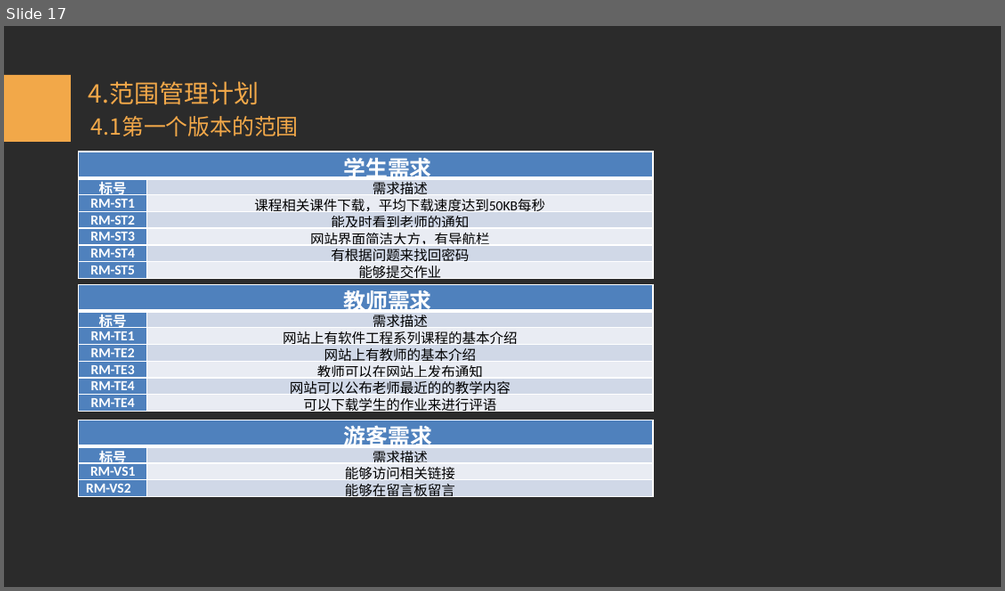
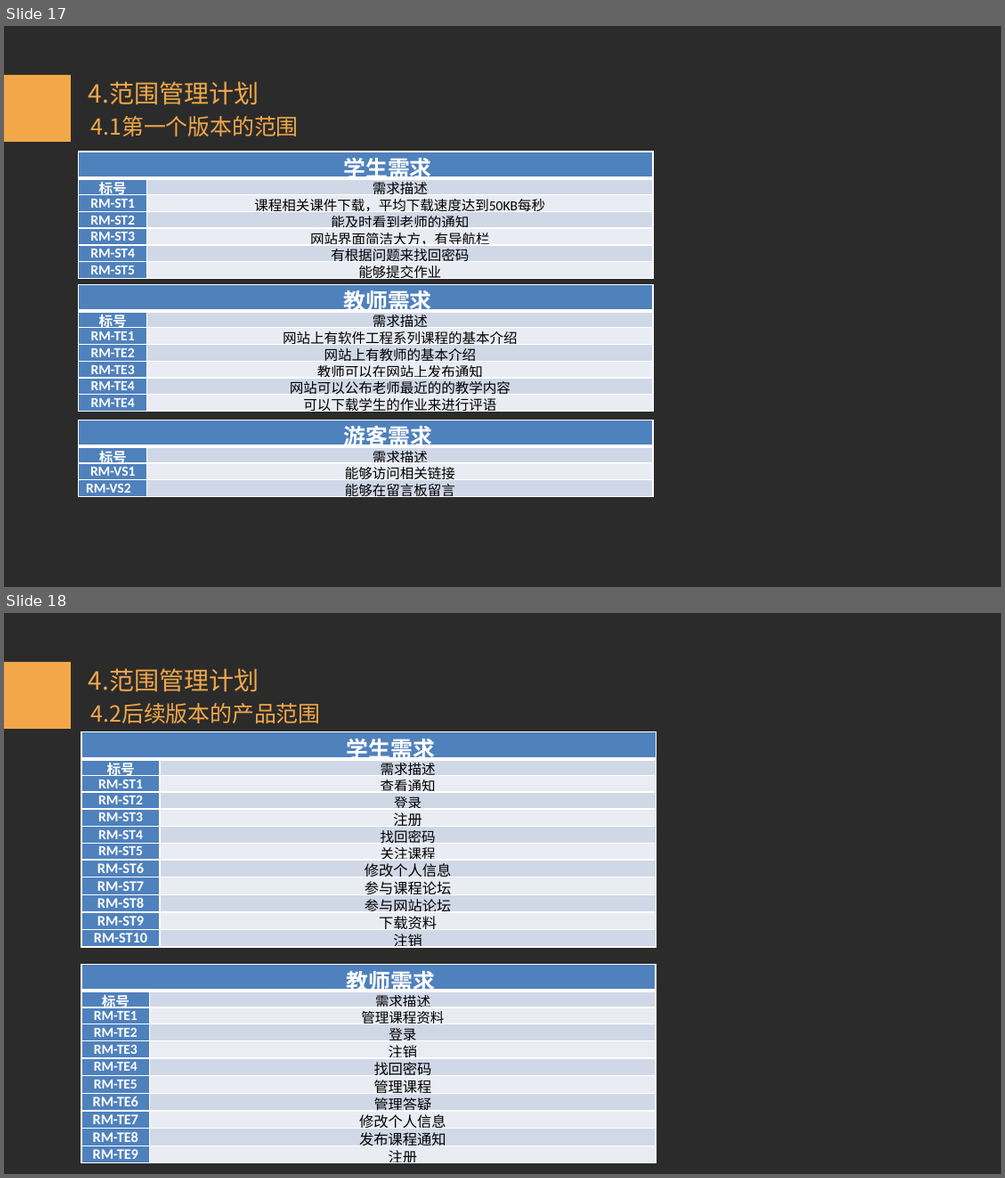
Before and after one commit to tzy502/G16, a slide deck: 需求工程计划/需求工程项目计划PPT.pptx. Shown one above the other, each under a label of ours: slide 17 before the commit, slides 17 and 18 after it. The pictures are 1005x591 and 1005x1178 pixels, drawn with LibreOffice and Linux fonts; fonts in the diff are those of the drawing; background and template pictures are left out; a plain dark background stands for a picture behind light text. Boxes give left, top, right and bottom in pixels: in the first picture for what was removed or moved away, otherwise in the second. Text is boxed around its words. In the diff, an @@ line names an element or a change of style, - is before the commit and + after.

```diff
--- a/需求工程计划/需求工程项目计划PPT.pptx
+++ b/需求工程计划/需求工程项目计划PPT.pptx
@@ slide 18 added at (4, 613, 1001, 1174), background picture (left out) @@
@@ rectangle added at (4, 662, 71, 729), fill #F2A849 @@
@@ text added at (89, 668, 259, 692), 18 pt, text #F2A849 @@
+4.范围管理计划
@@ text added at (91, 703, 321, 723), 16 pt, text #F2A849 @@
+4.2后续版本的产品范围
@@ table added at (81, 731, 655, 954), 12 rows, 2 columns @@
+学生需求 | 
+标号 | 需求描述
+RM-ST1 | 查看通知
+RM-ST2 | 登录
+RM-ST3 | 注册
+RM-ST4 | 找回密码
+RM-ST5 | 关注课程
+RM-ST6 | 修改个人信息
+RM-ST7 | 参与课程论坛
+RM-ST8 | 参与网站论坛
+RM-ST9 | 下载资料
+RM-ST10 | 注销
@@ table added at (81, 964, 657, 1170), 11 rows, 2 columns @@
+教师需求 | 
+标号 | 需求描述
+RM-TE1 | 管理课程资料
+RM-TE2 | 登录
+RM-TE3 | 注销
+RM-TE4 | 找回密码
+RM-TE5 | 管理课程
+RM-TE6 | 管理答疑
+RM-TE7 | 修改个人信息
+RM-TE8 | 发布课程通知
+RM-TE9 | 注册
```
Also in this commit, not shown: 8 slides changed, 6 other slides added, 1 slide removed, 41 other files.
